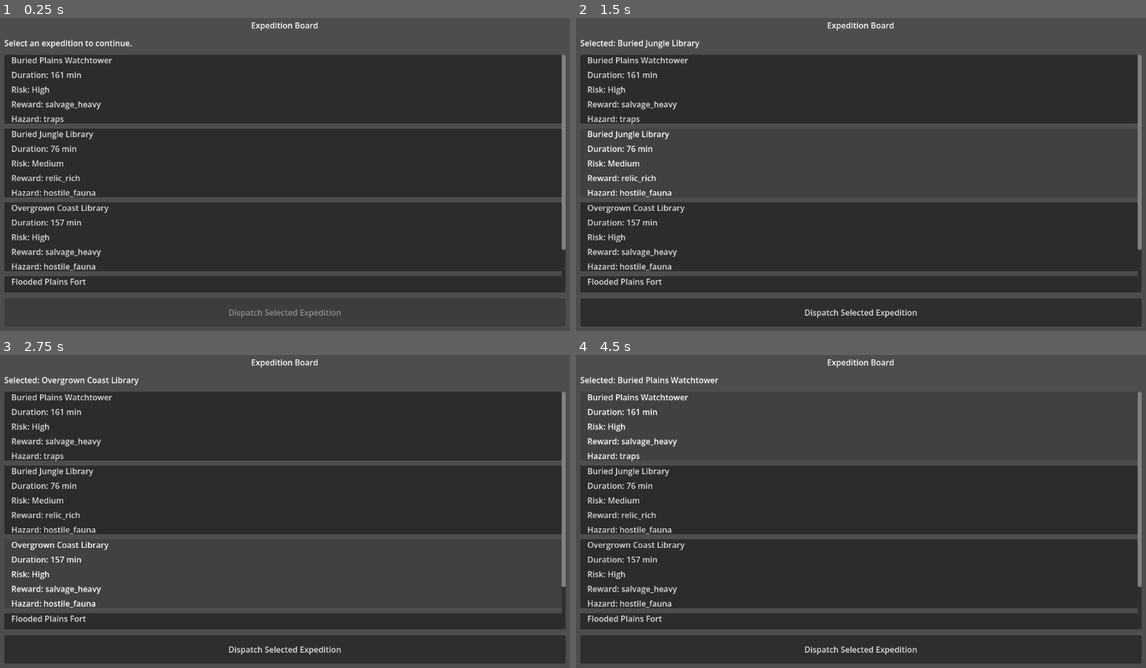
Above: before the commit, frames 1-4 (two rows, left to right).
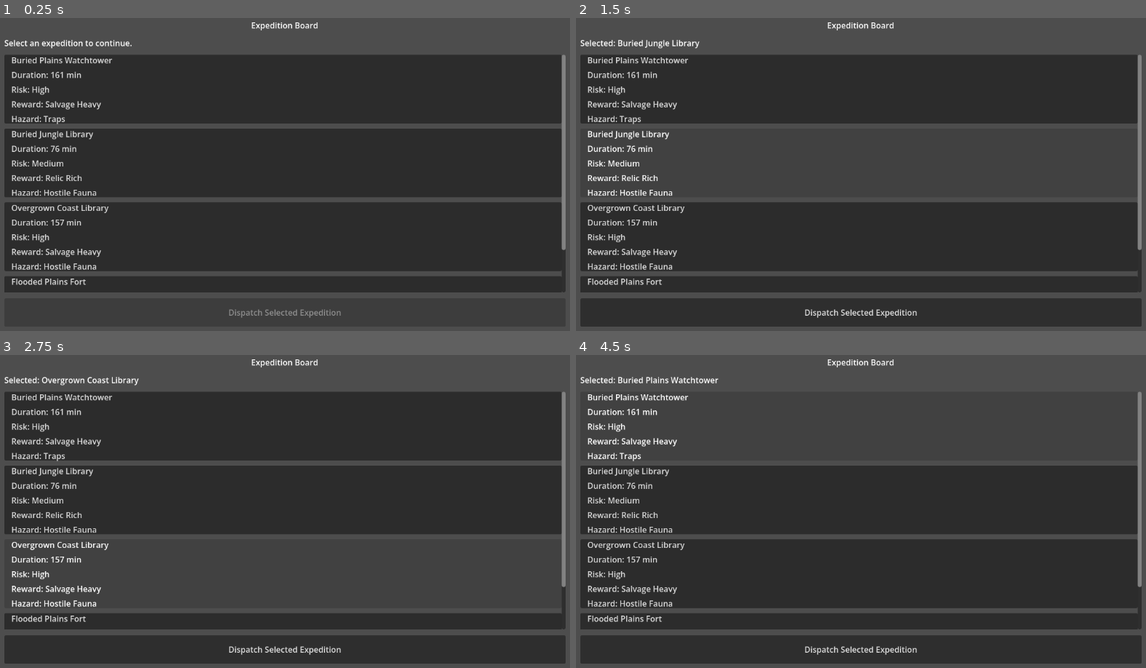
Above: after the commit, the same moments.

Repository: Navandis/expedition-guild-idle
Game: Godot game, scene res://scenes/expedition_board/ExpeditionBoard.tscn
Same seed, same stepped clock (60 frames per second), same inputs: the game is played once before the commit and once after it.
Inputs (mouse positions are in pixels of both pictures, inside the frame that each line leads up to):
- Up to frame 1 (0.25 s): no input
- Up to frame 2 (1.5 s): click (861, 89) at 0.5 s; click (861, 161) at 1.27 s
- Up to frame 3 (2.75 s): click (285, 574) at 2.02 s
- Up to frame 4 (4.5 s): click (861, 646) at 2.77 s; click "Dispatch Selected Expedition" at 3.5 s; click (861, 426) at 4.25 s

The runs differ from the first frame. In frame 1, 0.5% of the frame differs, in the area x 7-18%, y 26-81%; in frame 2, 0.5%; in frame 3, 0.5%; in frame 4, 0.5%.

Commit message:
Fix expedition card display fields and add onboarding comments

Diff:
--- a/scenes/components/ExpeditionCard.tscn
+++ b/scenes/components/ExpeditionCard.tscn
@@ -2,6 +2,8 @@
 
 [ext_resource type="Script" path="res://scripts/ui/ExpeditionCardView.gd" id="1_kipng"]
 
+; Reusable expedition offer card.
+; The entire node is a Button so keyboard/gamepad/click all trigger selection.
 [node name="ExpeditionCard" type="Button"]
 custom_minimum_size = Vector2(0, 136)
 size_flags_horizontal = 3
@@ -9,6 +11,7 @@
 text = ""
 script = ExtResource("1_kipng")
 
+; Margin wrapper keeps text away from button edges.
 [node name="CardContent" type="MarginContainer" parent="."]
 layout_mode = 1
 anchors_preset = 15
@@ -22,6 +25,7 @@
 theme_override_constants/margin_bottom = 12
 mouse_filter = 2
 
+; Rows are filled by ExpeditionCardView.gd based on expedition_data.
 [node name="Rows" type="VBoxContainer" parent="CardContent"]
 layout_mode = 2
 theme_override_constants/separation = 6
--- a/scenes/expedition_board/ExpeditionBoard.tscn
+++ b/scenes/expedition_board/ExpeditionBoard.tscn
@@ -3,6 +3,9 @@
 [ext_resource type="Script" uid="uid://c31ng4ivfwgb4" path="res://scripts/ui/ExpeditionBoardController.gd" id="1_cx6e2"]
 [ext_resource type="PackedScene" path="res://scenes/components/ExpeditionCard.tscn" id="2_u0gmk"]
 
+; Expedition board root.
+; Layout flow:
+; SafeArea -> RootColumn -> (Title, Selection text, Scroll list of cards, Dispatch button)
 [node name="ExpeditionBoard" type="Control" unique_id=2096162743]
 layout_mode = 3
 anchors_preset = 15
@@ -34,11 +37,13 @@
 text = "Expedition Board"
 horizontal_alignment = 1
 
+; Updated via controller when a player clicks a card.
 [node name="SelectionLabel" type="Label" parent="SafeArea/RootColumn" unique_id=1866229231]
 layout_mode = 2
 text = "Select an expedition to continue."
 autowrap_mode = 3
 
+; Cards are instantiated at runtime into ExpeditionCardsContainer.
 [node name="CardScroll" type="ScrollContainer" parent="SafeArea/RootColumn" unique_id=1276735346]
 custom_minimum_size = Vector2(0, 420)
 layout_mode = 2
@@ -50,6 +55,7 @@
 size_flags_horizontal = 3
 theme_override_constants/separation = 10
 
+; Starts disabled; enabled by script only after a valid selection.
 [node name="DispatchButton" type="Button" parent="SafeArea/RootColumn" unique_id=726765546]
 custom_minimum_size = Vector2(0, 56)
 layout_mode = 2
--- a/scripts/systems/ExpeditionGenerator.gd
+++ b/scripts/systems/ExpeditionGenerator.gd
@@ -1,5 +1,9 @@
 extends RefCounted
 class_name ExpeditionGenerator
+
+# ExpeditionGenerator is the content "assembler" for expedition offers.
+# It loads JSON content pools, picks random combinations, and returns
+# normalized dictionaries that UI/gameplay systems can consume directly.
 
 const BIOMES_PATH := "res://data/expeditions/biomes.json"
 const SITE_TYPES_PATH := "res://data/expeditions/site_types.json"
@@ -46,10 +50,12 @@
 
 
 func generate_expeditions(count: int) -> Array[Dictionary]:
+	# Clamp to board rules so callers cannot request impossible counts.
 	var expedition_count := clampi(count, 3, 5)
 	var expeditions: Array[Dictionary] = []
 
 	for index in expedition_count:
+		# Pick one record from each content category to build a full card.
 		var biome := _pick_random(_biomes)
 		var site_type := _pick_random(_site_types)
 		var state_modifier := _pick_random(_states)
@@ -75,8 +81,12 @@
 			"biome": str(biome.get("id", "unknown_biome")),
 			"site_type": str(site_type.get("id", "unknown_site")),
 			"state_modifier": str(state_modifier.get("id", "unknown_state")),
+			# Store internal IDs for save/load and gameplay lookups...
 			"reward_profile": str(reward_profile.get("id", "balanced")),
 			"hazard": str(hazard.get("id", "traps")),
+			# ...and include display names for player-facing UI text.
+			"reward_profile_name": str(reward_profile.get("name", "Balanced")),
+			"hazard_name": str(hazard.get("name", "Traps")),
 			"duration_minutes": duration_minutes,
 			"difficulty": str(difficulty_config.get("id", "medium")),
 			"risk_label": str(difficulty_config.get("risk_label", "Medium")),
@@ -95,6 +105,7 @@
 
 
 func _reload_content() -> void:
+	# required_keys ensures each entry has the schema fields we expect.
 	_biomes = _json_loader.load_array(BIOMES_PATH, ["id", "name"], FALLBACK_BIOMES)
 	_site_types = _json_loader.load_array(SITE_TYPES_PATH, ["id", "name"], FALLBACK_SITE_TYPES)
 	_states = _json_loader.load_array(STATES_PATH, ["id", "name"], FALLBACK_STATES)
@@ -138,6 +149,8 @@
 			"state_modifier": "abandoned",
 			"reward_profile": "balanced",
 			"hazard": "traps",
+			"reward_profile_name": "Balanced",
+			"hazard_name": "Traps",
 			"duration_minutes": 60,
 			"difficulty": "easy",
 			"risk_label": "Low",
--- a/scripts/ui/ExpeditionBoardController.gd
+++ b/scripts/ui/ExpeditionBoardController.gd
@@ -1,5 +1,11 @@
 extends Control
 class_name ExpeditionBoardController
+
+# ExpeditionBoardController manages the full board lifecycle:
+# 1) Generate expedition offers.
+# 2) Render one card per offer.
+# 3) Track which card is selected.
+# 4) Emit a dispatch signal with chosen expedition data.
 
 signal expedition_dispatch_requested(expedition_data: Dictionary)
 
@@ -20,6 +26,7 @@
 
 func _ready() -> void:
 	randomize()
+	# Players cannot dispatch until they choose a card.
 	_dispatch_button.disabled = true
 	_dispatch_button.pressed.connect(_on_dispatch_pressed)
 	_generate_board()
@@ -40,6 +47,8 @@
 		if card == null:
 			continue
 
+		# Each card gets the full expedition dictionary so it can both
+		# display fields and emit them back when clicked.
 		_cards_container.add_child(card)
 		card.set_expedition_data(expedition)
 		card.pressed_with_data.connect(_on_card_selected)
@@ -56,6 +65,7 @@
 
 
 func _on_card_selected(expedition_data: Dictionary) -> void:
+	# Duplicate to avoid accidental shared-mutation between UI and model data.
 	_selected_expedition = expedition_data.duplicate(true)
 	_dispatch_button.disabled = false
 	_selection_label.text = "Selected: %s" % str(_selected_expedition.get("display_name", "Unknown Expedition"))
--- a/scripts/ui/ExpeditionCardView.gd
+++ b/scripts/ui/ExpeditionCardView.gd
@@ -1,5 +1,8 @@
 extends Button
 class_name ExpeditionCardView
+
+# ExpeditionCardView is a thin "presenter" for one expedition offer.
+# It receives already-built expedition data and maps fields to labels.
 
 signal pressed_with_data(expedition_data: Dictionary)
 
@@ -17,15 +20,18 @@
 
 
 func set_expedition_data(data: Dictionary) -> void:
+	# Deep copy keeps the card's local state isolated from external changes.
 	expedition_data = data.duplicate(true)
 	_name_label.text = str(expedition_data.get("display_name", "Unknown Expedition"))
 	_duration_label.text = "Duration: %s min" % str(expedition_data.get("duration_minutes", "?"))
 	_risk_label.text = "Risk: %s" % str(expedition_data.get("risk_label", "Unknown"))
-	_reward_label.text = "Reward: %s" % str(expedition_data.get("reward_profile", "balanced"))
-	_hazard_label.text = "Hazard: %s" % str(expedition_data.get("hazard", "unknown"))
+	# Player-facing text should use display names, not internal IDs.
+	_reward_label.text = "Reward: %s" % str(expedition_data.get("reward_profile_name", "Balanced"))
+	_hazard_label.text = "Hazard: %s" % str(expedition_data.get("hazard_name", "Unknown"))
 
 
 func set_selected(is_selected: bool) -> void:
+	# Simple visual affordance for the currently selected card.
 	modulate = Color(1.0, 1.0, 1.0) if is_selected else Color(0.86, 0.86, 0.86)
 
 
